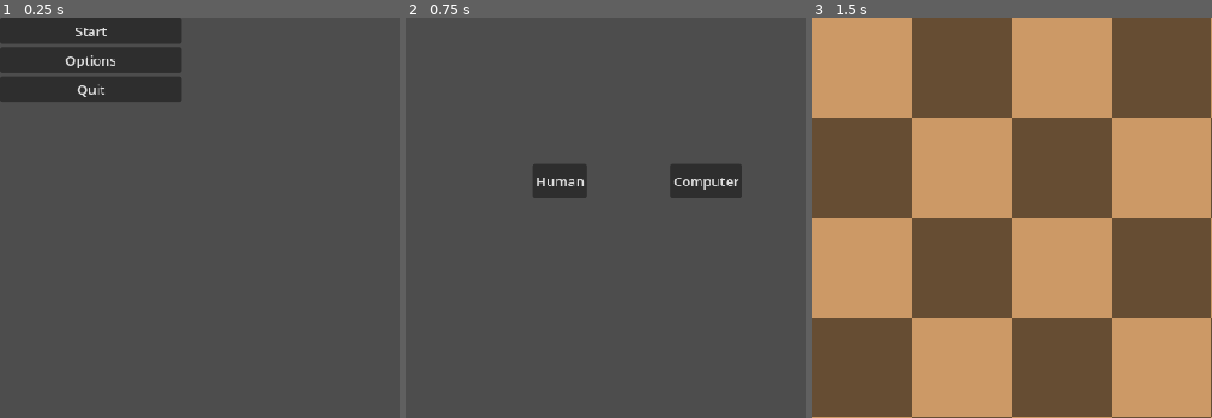
Above: before the commit, frames 1-3 (left to right).
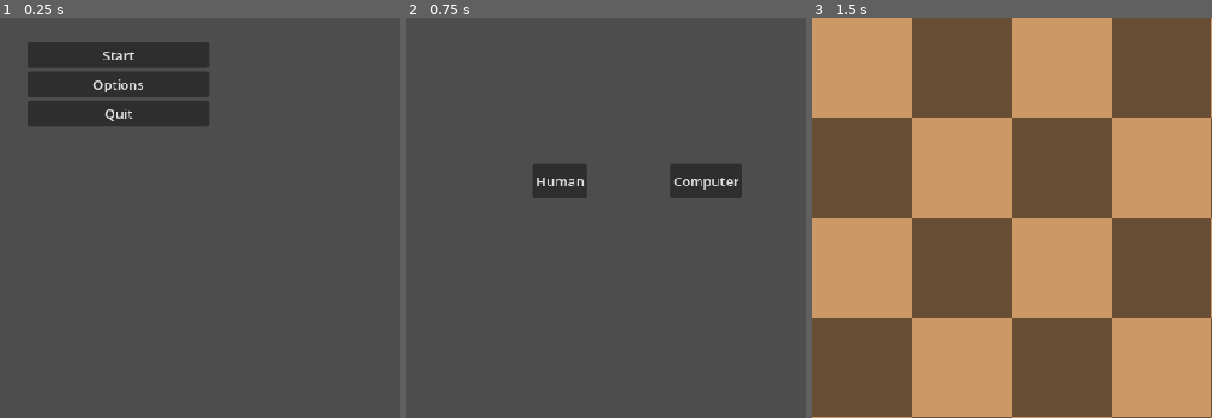
Above: after the commit, the same moments.

Repository: Wyadox/TurnBasedLite
Game: Godot game, scene res://scenes/game.tscn
The game is run twice, just before and just after one commit, with the same random seed, the same clock (stepped at 60 frames per second) and the same inputs.
Inputs:
- Up to frame 1 (0.25 s): no input
- Up to frame 2 (0.75 s): click "Start" at 0.5 s
- Up to frame 3 (1.5 s): click "Human" at 1.25 s
The pictures show only the part of the screen within x 0-50%, y 0-50%; the shares and areas given below are measured in that part.

The runs differ from the first frame. In frame 1, 8.9% of the frame differs, in the area x 0-53%, y 0-27%; in frame 2, nothing differs; in frame 3, nothing differs.

Commit message:
Auto Ai Pieces
If you choose AI, then a random assignment of pieces will be spawned

Diff:
--- a/chess-game/scenes/game.tscn
+++ b/chess-game/scenes/game.tscn
@@ -3,8 +3,8 @@
 [ext_resource type="Script" uid="uid://bj20fx8i5xny6" path="res://scripts/game.gd" id="1_yqjtg"]
 [ext_resource type="Script" uid="uid://dlwh8mqmkmuqo" path="res://scripts/board.gd" id="2_lnu2h"]
 [ext_resource type="Script" uid="uid://b3kuug82fetu7" path="res://scripts/setup_phase_ui.gd" id="3_lnu2h"]
-[ext_resource type="Script" uid="uid://ft8v0cp8vk1p" path="res://scenes/main_menu.gd" id="4_lbhrr"]
-[ext_resource type="Script" uid="uid://dh2jkjv5144ew" path="res://scenes/opponent_ui.gd" id="5_iywne"]
+[ext_resource type="Script" uid="uid://ft8v0cp8vk1p" path="res://scripts/main_menu.gd" id="4_lbhrr"]
+[ext_resource type="Script" uid="uid://dh2jkjv5144ew" path="res://scripts/opponent_ui.gd" id="5_iywne"]
 
 [node name="Game" type="Node2D"]
 script = ExtResource("1_yqjtg")
@@ -56,7 +56,7 @@
 offset_bottom = 530.0
 grow_horizontal = 2
 grow_vertical = 2
-text = "Play
+text = "Main Menu
 "
 
 [node name="SetupPhaseUI" type="Control" parent="."]
@@ -106,8 +106,10 @@
 [node name="MainMenu" type="Control" parent="."]
 layout_mode = 3
 anchors_preset = 0
-offset_right = 201.0
-offset_bottom = 161.0
+offset_left = 33.0
+offset_top = 29.0
+offset_right = 234.0
+offset_bottom = 190.0
 script = ExtResource("4_lbhrr")
 
 [node name="VBoxContainer" type="VBoxContainer" parent="MainMenu"]
@@ -150,11 +152,13 @@
 layout_mode = 2
 text = "Computer"
 
+[connection signal="init_ai" from="." to="Board" method="_on_game_init_ai"]
 [connection signal="selected_square" from="." to="Board" method="_on_game_selected_square"]
 [connection signal="refund_piece" from="Board" to="SetupPhaseUI" method="_on_board_refund_piece"]
 [connection signal="set_status" from="Board" to="." method="_on_board_set_status"]
 [connection signal="set_status" from="Board" to="SetupPhaseUI" method="_on_board_set_status"]
 [connection signal="setup_complete" from="Board" to="." method="_on_board_setup_complete"]
+[connection signal="spawn_ai" from="Board" to="." method="_on_board_spawn_ai"]
 [connection signal="pressed" from="Control/Button" to="." method="_on_button_pressed"]
 [connection signal="spawn_piece" from="SetupPhaseUI" to="Board" method="_on_setup_phase_ui_spawn_piece"]
 [connection signal="pressed" from="SetupPhaseUI/VBoxContainer/Pawn_Button" to="SetupPhaseUI" method="_on_pawn_button_pressed"]
--- a/chess-game/scripts/board.gd
+++ b/chess-game/scripts/board.gd
@@ -3,9 +3,11 @@
 signal setup_complete
 signal set_status(color)
 signal refund_piece(piece_type)
+signal spawn_ai
 
 @export var pieces = [];
 @export var piece_scene = preload("res://scenes/Piece.tscn")
+@export var setup_script = preload("res://scripts/setup_phase_ui.gd")
 
 @export var white_king_pos: Vector2
 @export var black_king_pos: Vector2
@@ -180,6 +182,10 @@
 		color = Globals.COLORS.BLACK
 	emit_signal("set_status", color)
 
+	if total_pieces == 5:
+		emit_signal("spawn_ai")
+		total_pieces = num_pieces()
+
 	# Ready to play
 	if total_pieces + 1 > 11:
 		setup_done = true
@@ -230,3 +236,13 @@
 	for piece in pieces:
 		count += 1
 	return count
+
+
+func _on_game_init_ai() -> void:
+	var piecesToSpawn = []
+	piecesToSpawn = setup_script.determineAiPieces()
+
+	var i = 0
+	for it in piecesToSpawn.size() / 2:
+		create_piece(piecesToSpawn[i], Globals.COLORS.BLACK, piecesToSpawn[i + 1])
+		i += 2
--- a/chess-game/scripts/game.gd
+++ b/chess-game/scripts/game.gd
@@ -1,6 +1,7 @@
 extends Node2D
 
 signal selected_square(pos)
+signal init_ai
 
 # Game States
 var game_over;
@@ -32,6 +33,7 @@
 	win_label.hide()
 	setup_ui.show()
 	setup_complete = false
+
 
 func _input(event):
 	if game_over:
@@ -232,3 +234,8 @@
 
 func _on_opponent_ui_human_op() -> void:
 	player2_type = Globals.PLAYER_2_TYPE.HUMAN
+
+
+func _on_board_spawn_ai() -> void:
+	if player2_type == Globals.PLAYER_2_TYPE.AI:
+		emit_signal("init_ai")
--- a/chess-game/scripts/globals.gd
+++ b/chess-game/scripts/globals.gd
@@ -18,8 +18,7 @@
 	PAWN,
 	HORSE_ARCHER,
 	ARCHBISHOP,
-	MITOSIS_PAWN,
-	PROMOTED_PAWN
+	MITOSIS_PAWN
 }
 
 const SPRITE_MAPPING = {
@@ -32,8 +31,7 @@
 		PIECE_TYPES.PAWN: Vector2i(0, 5),
 		PIECE_TYPES.HORSE_ARCHER: Vector2i(0, 3),
 		PIECE_TYPES.ARCHBISHOP: Vector2i(0, 2),
-		PIECE_TYPES.MITOSIS_PAWN: Vector2i(0, 5),
-		PIECE_TYPES.PROMOTED_PAWN: Vector2i(0, 5)
+		PIECE_TYPES.MITOSIS_PAWN: Vector2i(0, 5)
 	},
 	COLORS.WHITE:{
 		PIECE_TYPES.ROOK: Vector2i(1, 4),
@@ -44,8 +42,7 @@
 		PIECE_TYPES.PAWN: Vector2i(1, 5),
 		PIECE_TYPES.HORSE_ARCHER: Vector2i(1, 3),
 		PIECE_TYPES.ARCHBISHOP: Vector2i(1, 2),
-		PIECE_TYPES.MITOSIS_PAWN: Vector2i(1, 5),
-		PIECE_TYPES.PROMOTED_PAWN: Vector2i(1, 5)
+		PIECE_TYPES.MITOSIS_PAWN: Vector2i(1, 5)
 	},
 }
 
--- a/chess-game/scripts/setup_phase_ui.gd
+++ b/chess-game/scripts/setup_phase_ui.gd
@@ -58,3 +58,26 @@
 	print("Mitosis")
 	if (valid_spawn(Globals.PIECE_TYPES.MITOSIS_PAWN)):
 		emit_signal("spawn_piece", Globals.PIECE_TYPES.MITOSIS_PAWN)
+
+static func determineAiPieces():
+	var piecesToSpawn = []
+	var pieces = [Globals.PIECE_TYPES.ROOK,
+	Globals.PIECE_TYPES.KNIGHT,
+	Globals.PIECE_TYPES.BISHOP,
+	Globals.PIECE_TYPES.QUEEN,
+	Globals.PIECE_TYPES.KING,
+	Globals.PIECE_TYPES.PAWN,
+	Globals.PIECE_TYPES.HORSE_ARCHER,
+	Globals.PIECE_TYPES.ARCHBISHOP,
+	Globals.PIECE_TYPES.MITOSIS_PAWN]
+
+	var pos
+	for i in 6:
+		var roll = randi() % pieces.size()
+		pos = Vector2(i, 0)
+		piecesToSpawn.push_back(pieces[roll])
+		piecesToSpawn.push_back(pos)
+		pieces.remove_at(roll)
+		print(pos)
+
+	return piecesToSpawn
Renamed: chess-game/scenes/main_menu.gd -> chess-game/scripts/main_menu.gd
Renamed: chess-game/scenes/main_menu.gd.uid -> chess-game/scripts/main_menu.gd.uid
Renamed: chess-game/scenes/opponent_ui.gd -> chess-game/scripts/opponent_ui.gd
Renamed: chess-game/scenes/opponent_ui.gd.uid -> chess-game/scripts/opponent_ui.gd.uid
